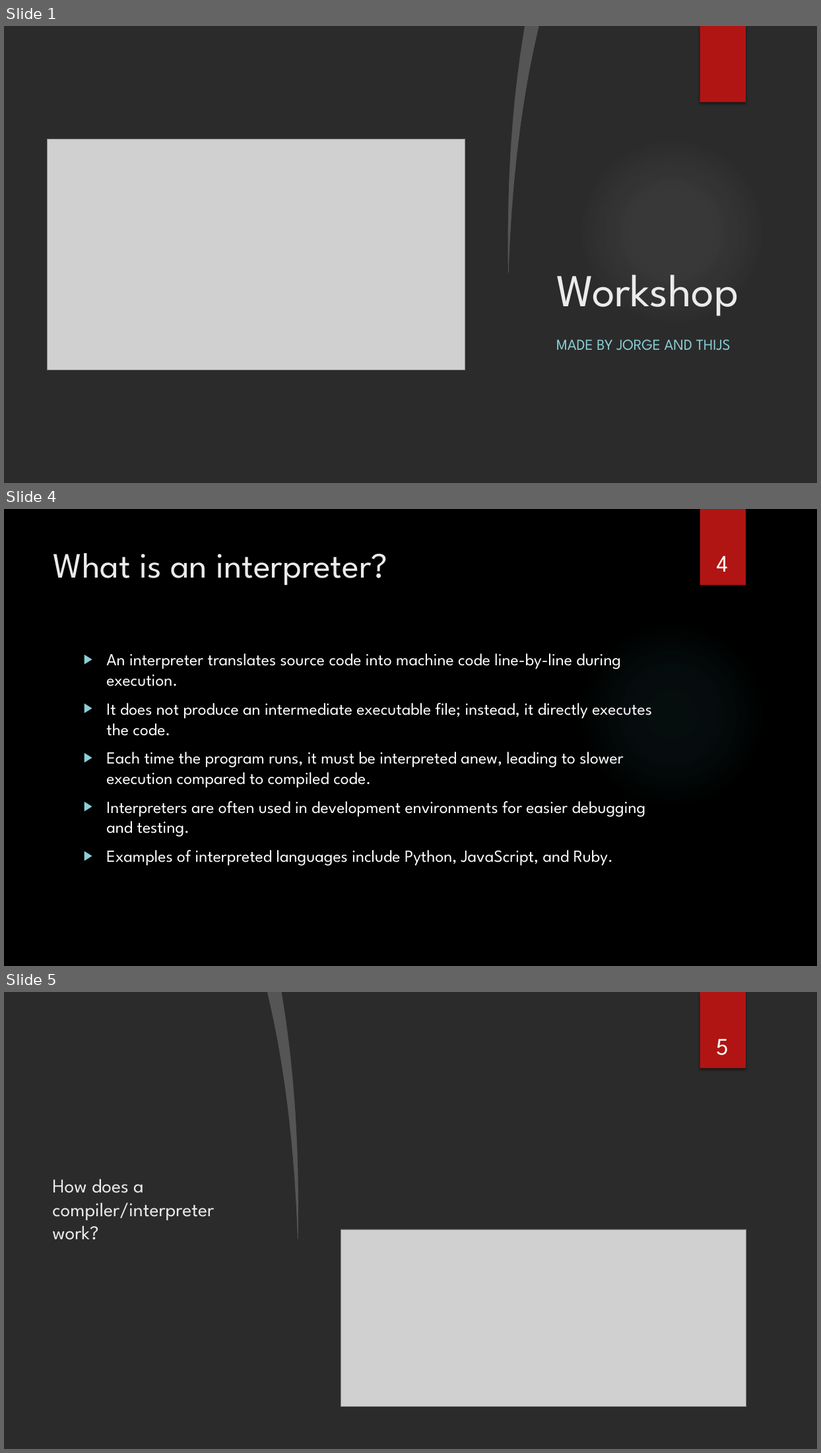
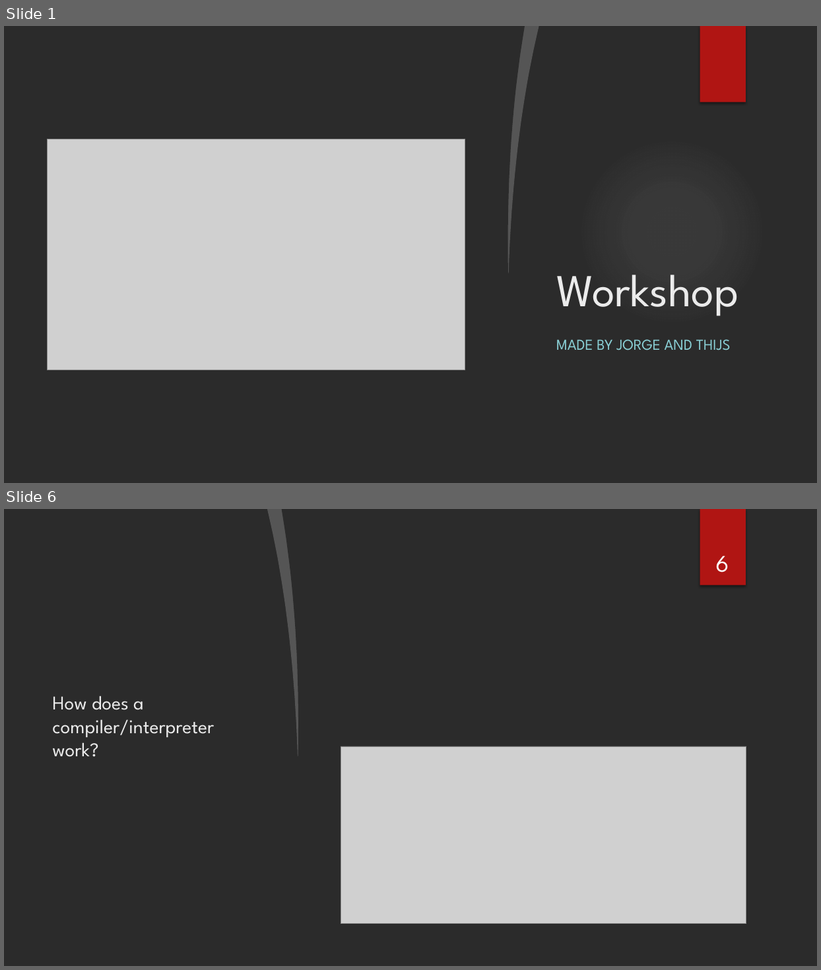
Before and after one commit to sebivenlo/esd-2024-jit-compiler, a slide deck: documents/presentation/presentation jit compiler.pptx. Shown one above the other, each under a label of ours: slides 1, 4 and 5 before the commit, slides 1 and 6 after it; the slides between them are not shown. The pictures are 821x1453 and 821x970 pixels, drawn with LibreOffice and Linux fonts; fonts in the diff are those of the drawing; grey boxes stand for pictures; background and template pictures are left out; a plain dark background stands for a picture behind light text. Boxes give left, top, right and bottom in pixels: in the first picture for what was removed or moved away, otherwise in the second. Text is boxed around its words. In the diff, an @@ line names an element or a change of style, - is before the commit and + after.

```diff
--- a/documents/presentation/presentation jit compiler.pptx
+++ b/documents/presentation/presentation jit compiler.pptx
@@ slide 4 removed at (4,509,817,966), background picture (left out) @@
@@ rectangle removed at (700,509,746,586) @@
@@ title removed at (54,553,387,586) @@
-What is an interpreter?
@@ page number removed at (717,556,729,572) @@
-4
@@ ellipse removed at (578,621,766,809) @@
@@ text removed at (106,654,652,866) @@
-▶ An interpreter translates source code into machine code line-by-line during execution.
-▶ It does not produce an intermediate executable file; instead, it directly executes the code.
-▶ Each time the program runs, it must be interpreted anew, leading to slower execution compared to compiled code.
-▶ Interpreters are often used in development environments for easier debugging and testing.
-▶ Examples of interpreted languages include Python, JavaScript, and Ruby.
@@ what was slide 5 is now slide 6 @@
@@ page number at (716,556,729,572): text changed @@
-5
+6
```
Also in this commit, not shown: 2 slides changed, 4 slides added, 1 other slide removed.
